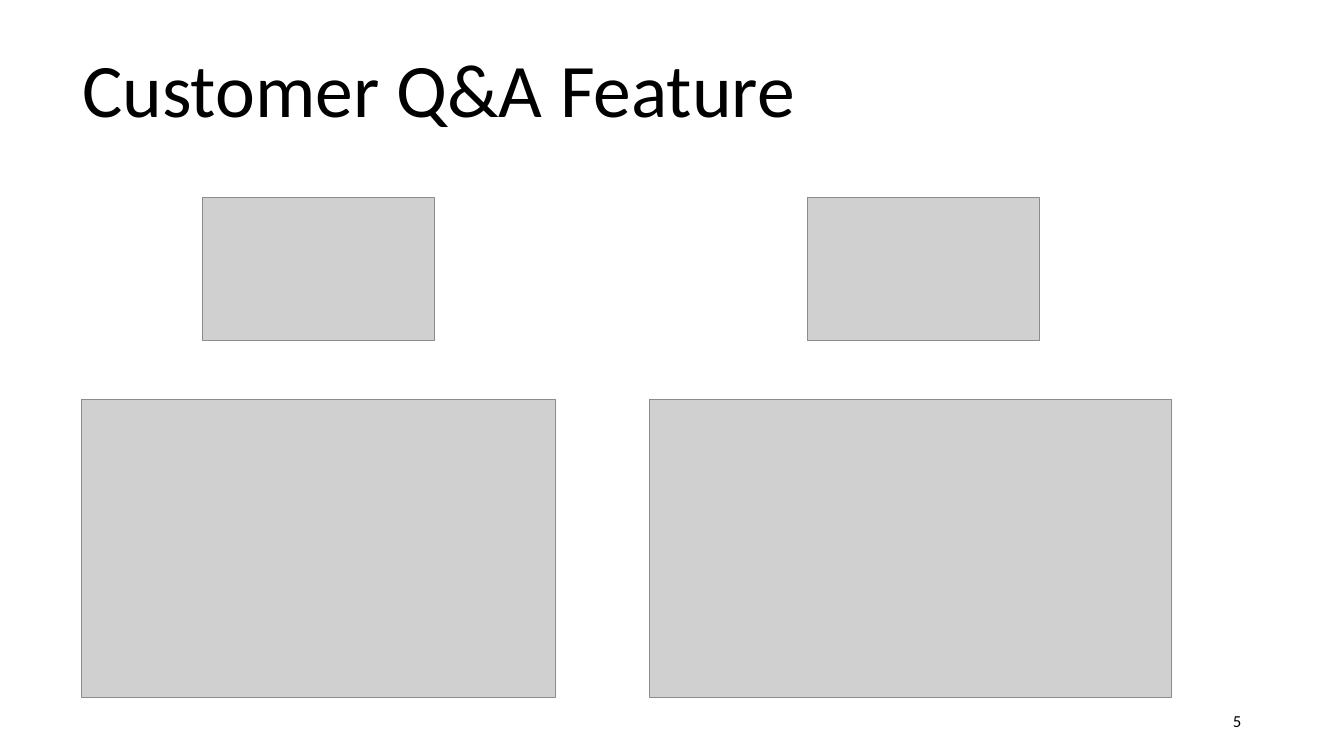
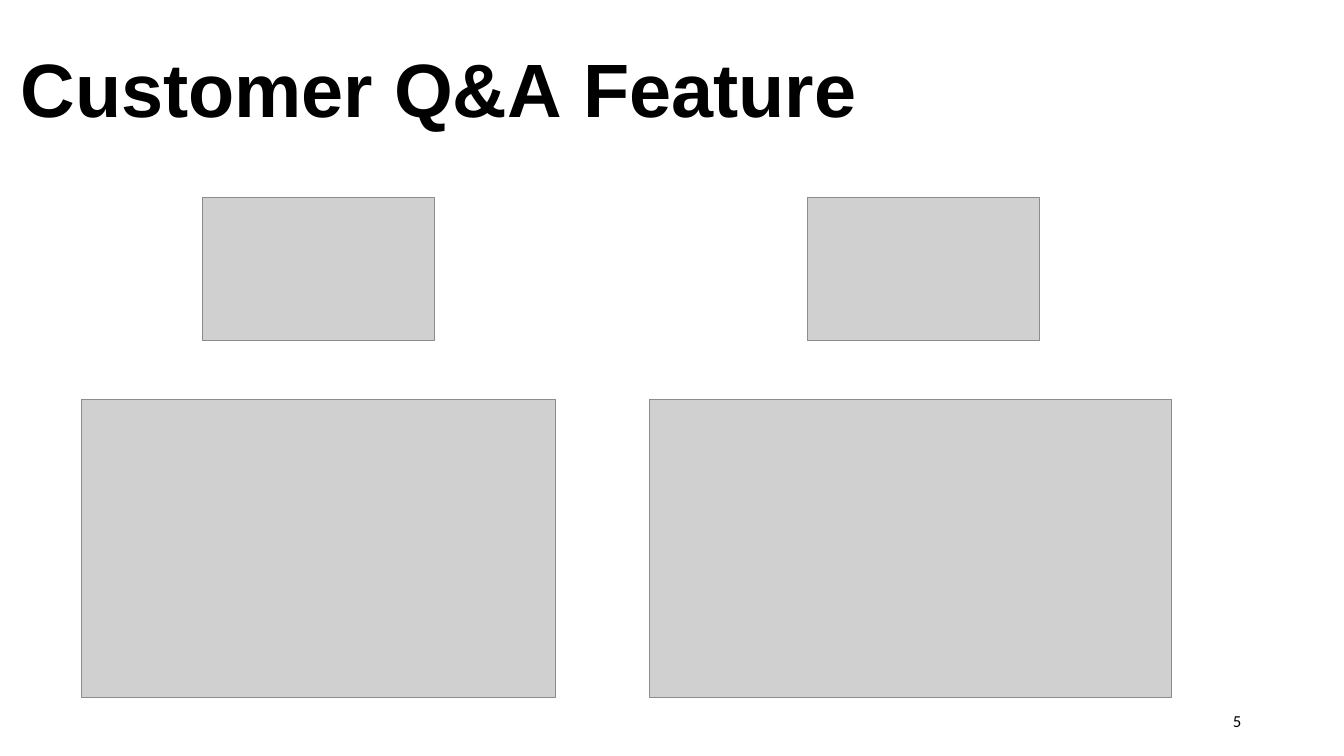
Before and after one commit to lrrong2020/Technical-Writing, a slide deck: slide 5 of Technical Writing.pptx. Drawn at 1344x756 pixels with LibreOffice and Linux fonts; fonts in the diff are those of the drawing; grey boxes stand for pictures. Boxes give left, top, right and bottom in pixels: in the first picture for what was removed or moved away, otherwise in the second. Text is boxed around its words. In the diff, an @@ line names an element or a change of style, - is before the commit and + after.

```diff
--- a/Technical Writing.pptx
+++ b/Technical Writing.pptx
@@ text "Customer Q&A Feature": place and size @@
-text "Customer Q&A Feature" at [82,65,795,127]
+text "Customer Q&A Feature" at [21,64,856,131]
@@ text "Customer Q&A Feature" at [21,64,856,131]: font Calibri to Arial, bold on @@
```
Also in this commit, not shown: 6 other slides changed.
